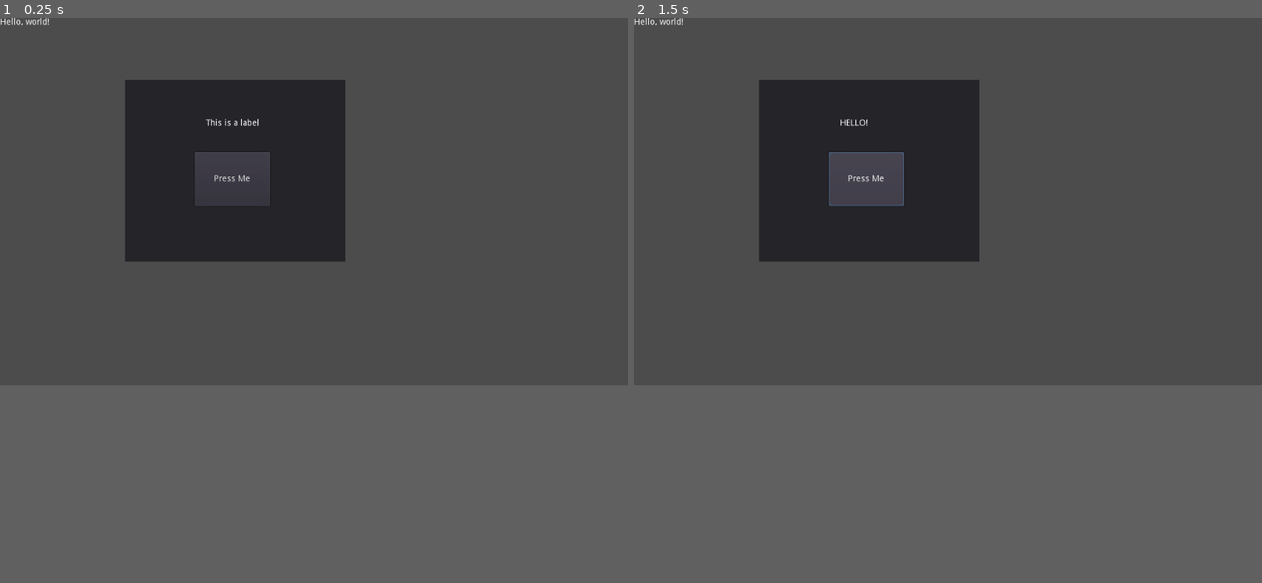
Above: before the commit, frames 1-2 (left to right).
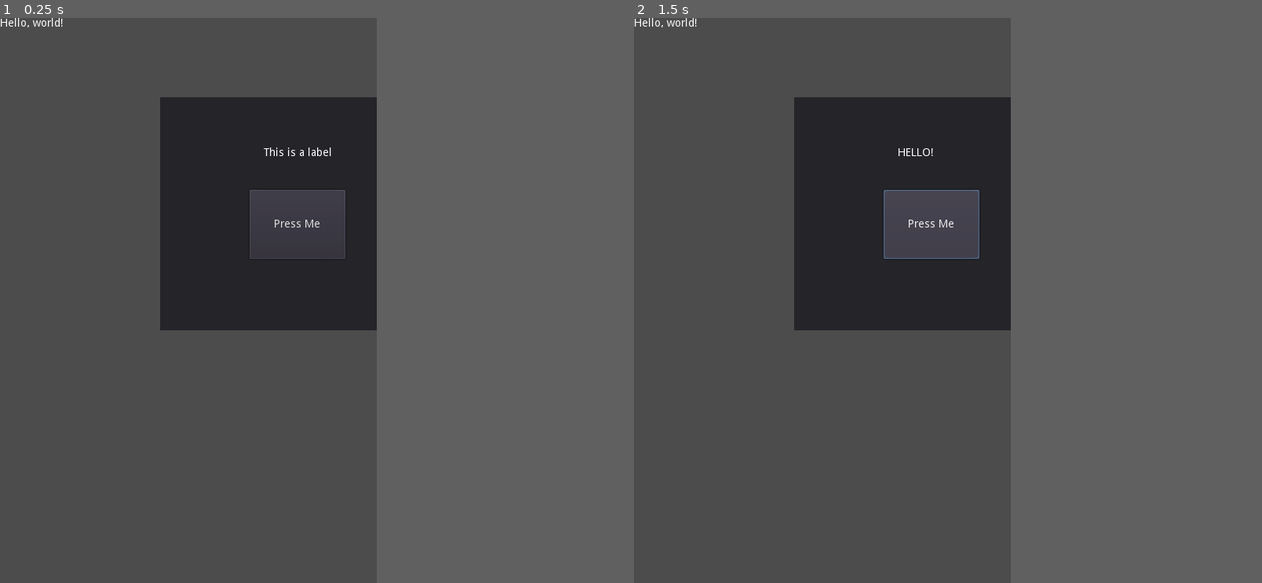
Above: after the commit, the same moments.

Repository: raftofpenguins/GodotTutorial
Game: Godot game, scene res://Hello World.tscn
Two runs of this game, one before a commit and one after it. Both use one fixed random seed, a clock stepped at 60 frames per second and the inputs below.
Inputs:
- Up to frame 1 (0.25 s): no input
- Up to frame 2 (1.5 s): click "Press Me" at 0.5 s; click "Press Me" at 1.25 s
In our replay, the window is 800x468 before the commit and 480x720 after it. These sizes can differ from the game's own. Grey fills any space a smaller window leaves; there, only what the larger window draws over its background counts as a difference.

The runs differ from the first frame. In frame 1, 10% of the frame differs, in the area x 0-60%, y 0-56%; in frame 2, 11%.

Commit message:
Updated project settings to be portrait style display which scales

Diff:
--- a/Tutorial Project/project.godot
+++ b/Tutorial Project/project.godot
@@ -19,6 +19,13 @@
 run/main_scene="res://Hello World.tscn"
 config/icon="res://icon.png"
 
+[display]
+
+window/size/width=480
+window/size/height=720
+window/stretch/mode="2d"
+window/stretch/aspect="keep"
+
 [rendering]
 
 environment/default_environment="res://default_env.tres"
